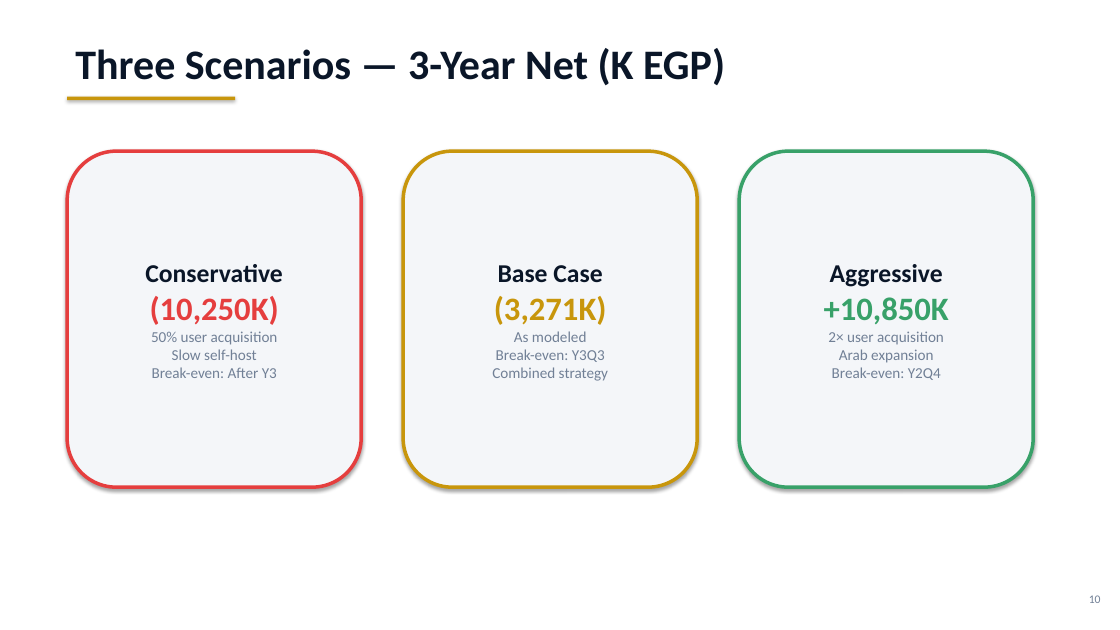
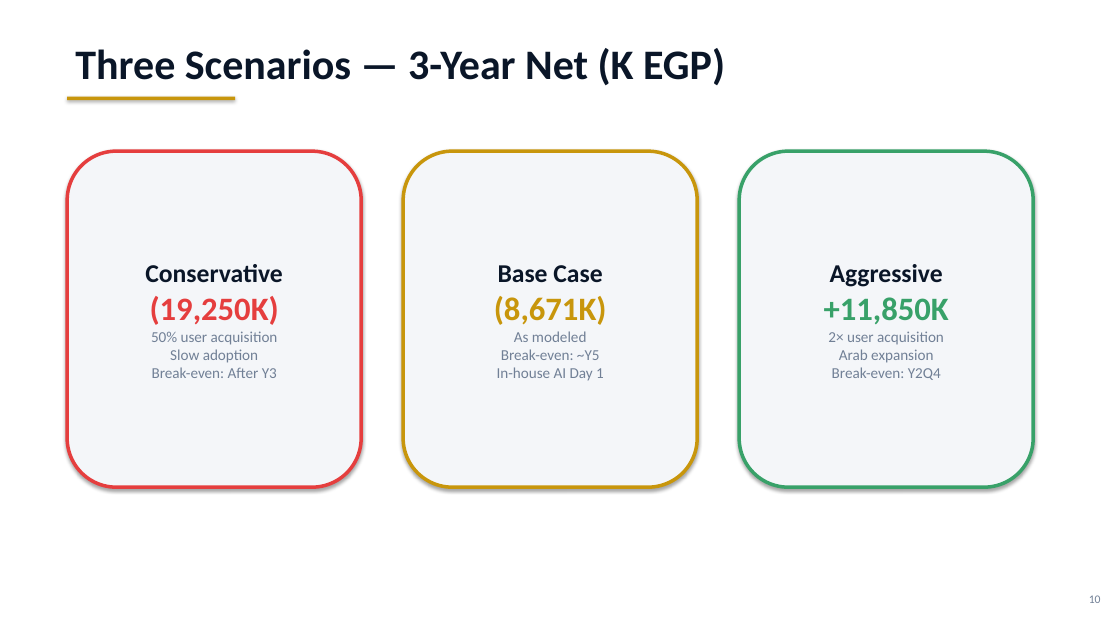
Before and after one commit to Amsamms/ese-business-model, a slide deck: slide 10 of ESE_Business_Model_v2.pptx. Drawn at 1120x630 pixels with LibreOffice and Linux fonts; fonts in the diff are those of the drawing. Boxes give left, top, right and bottom in pixels: in the first picture for what was removed or moved away, otherwise in the second. Text is boxed around its words. In the diff, an @@ line names an element or a change of style, - is before the commit and + after.

```diff
--- a/ESE_Business_Model_v2.pptx
+++ b/ESE_Business_Model_v2.pptx
@@ text in rounded rectangle at <box>150,296,279,378</box>: text changed @@
-(10,250K)
-50% user acquisition
-Slow self-host
-Break-even: After Y3
+(19,250K)
+50% user acquisition
+Slow adoption
+Break-even: After Y3
@@ text in rounded rectangle at <box>494,296,607,381</box>: text changed @@
-(3,271K)
-As modeled
-Break-even: Y3Q3
-Combined strategy
+(8,671K)
+As modeled
+Break-even: ~Y5
+In-house AI Day 1
@@ text in rounded rectangle at <box>824,297,949,324</box>: text changed @@
-+10,850K
++11,850K
```
Also in this commit, not shown: 7 other slides changed.
